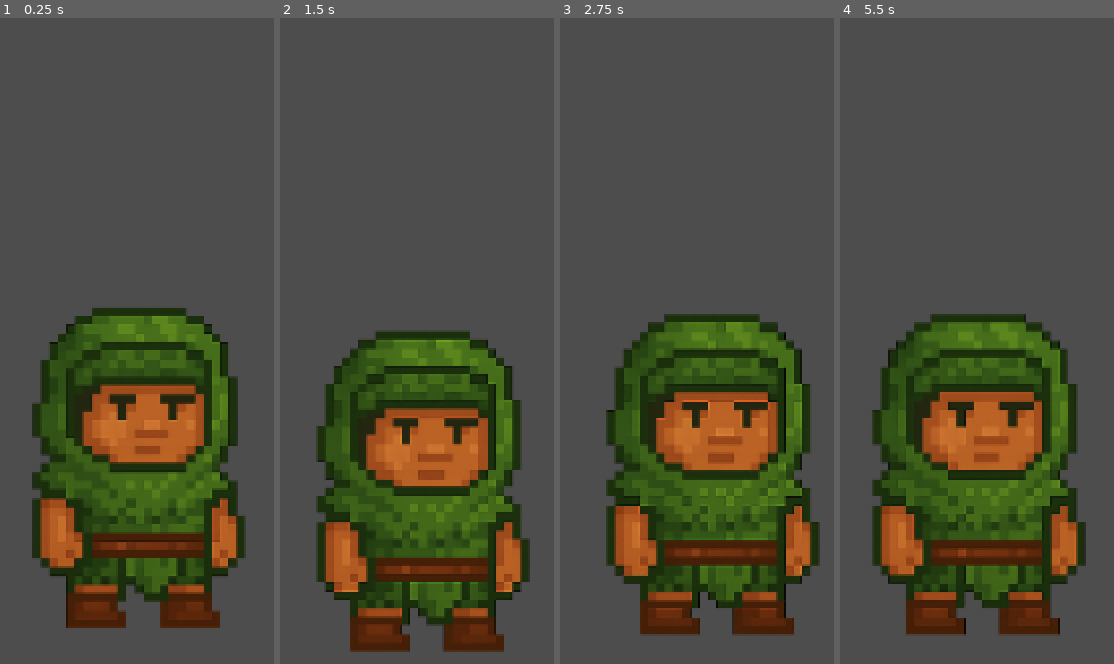
Above: before the commit, frames 1-4 (left to right).
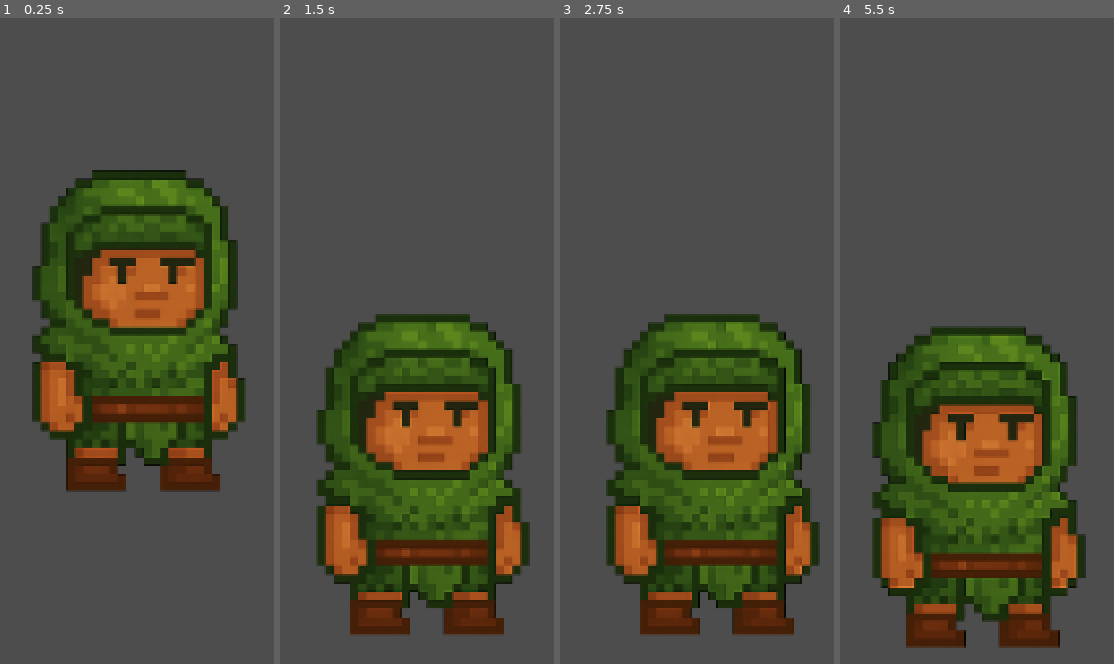
Above: after the commit, the same moments.

Repository: FranciscoGonzalez8668/Ruler
Game: Godot game, scene res://scenes/Main.tscn
Two runs of this game, one before a commit and one after it. Both use one fixed random seed, a clock stepped at 60 frames per second and the inputs below.
Inputs:
- Up to frame 1 (0.25 s): no input
- Up to frame 2 (1.5 s): hold D (move_right) 0.53-1.28 s; tap J (attack) at 0.6 s; hold S (move_down) from 1.28 s (still down); tap Shift (dash) at 1.35 s
- Up to frame 3 (2.75 s): release S (move_down) at 2.03 s; hold D (move_right) from 2.03 s (still down); tap J (attack) at 2.1 s
- Up to frame 4 (5.5 s): release D (move_right) at 2.78 s; hold Up (move_up) 2.78-3.53 s; tap Shift (dash) at 2.85, 4.35 s; hold A (move_left) 3.53-5.03 s; tap J (attack) at 3.6, 5.1 s; hold S (move_down) from 5.03 s (still down)

The runs differ from the first frame. In frame 1, 44% of the frame differs, in the area x 11-90%, y 23-95%; in frame 2, 20%; in frame 3, 0.4%; in frame 4, 18%.

Commit message:
Add room scale

Diff:
--- a/scenes/rooms/Room.tscn
+++ b/scenes/rooms/Room.tscn
@@ -1,11 +1,12 @@
-[gd_scene load_steps=2 format=3 uid="uid://bpuqlc55nqc4w"]
+[gd_scene load_steps=2 format=3 uid="uid://d0wwcq3sk70qb"]
 
 [sub_resource type="RectangleShape2D" id="RectangleShape2D_vsxtw"]
-size = Vector2(160, 90)
+size = Vector2(2000, 2000)
 
 [node name="Room" type="Node2D"]
 
 [node name="StaticBody2D" type="StaticBody2D" parent="."]
+collision_layer = 9
 collision_mask = 0
 
 [node name="CollisionShape2D" type="CollisionShape2D" parent="StaticBody2D"]
